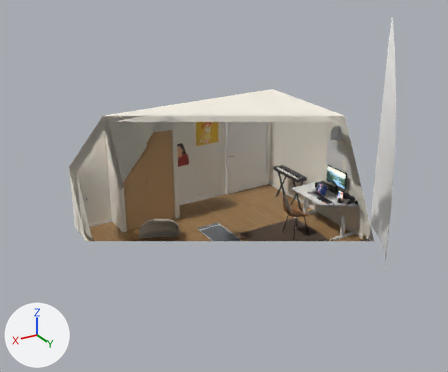
An edit to the Blender file assets/room/room-v2.blend, drawn before and after from the same camera.
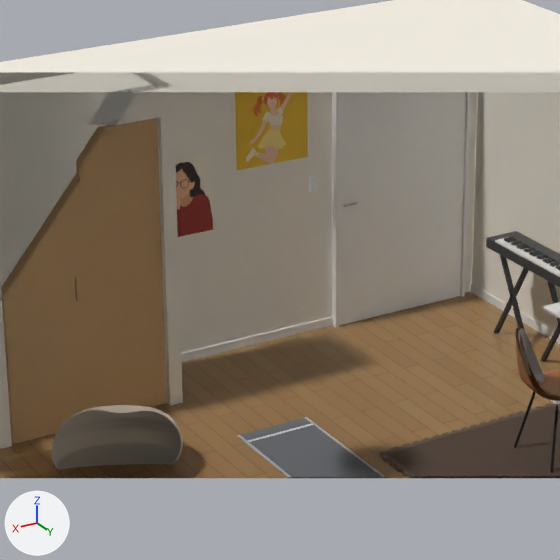
Old and new are each drawn whole from a 50 mm lens placed at (6.92, 10.37, 6.34), pointed at (1.06, 0.62, 1.46) and again close up on the part from 27% to 66% of the width and 25% to 72% of the height. Lighting does not change. The marker at lower left points along +X, +Y and +Z. The older version's two pictures come first. Everything nearer to the camera than a plane just in front of the edit is cut away.

Script lines for the objects in view, before the commit:
```python
me_plane_061 = bpy.data.meshes.new('Plane.061')
me_plane_061.from_pydata(...)  # 4 vertices, 1 face; spans x 0.555..1.005, y -1.842, z 1.0..1.6
me_plane_061.materials.append(mat_art_print_portrait)  # picture img_print_portrait_png
me_skirting_entry_wall_mid = bpy.data.meshes.new('Skirting entry wall mid')
me_skirting_entry_wall_mid.from_pydata([(-0.47, -1.85, 0.0), (-0.47, -1.85, 0.07), (-0.47, -1.84, 0.0), (-0.47, -1.84, 0.07), (1.15, -1.85, 0.0), (1.15, -1.85, 0.07), (1.15, -1.84, 0.0), (1.15, -1.84, 0.07)], [], [(0, 1, 3, 2), (2, 3, 7, 6), (6, 7, 5, 4), (4, 5, 1, 0), (2, 6, 4, 0), (7, 3, 1, 5)])
me_skirting_entry_wall_mid.materials.append(mat_skirting_white)  # white #f3f1ec
me_skirting_left_wall = bpy.data.meshes.new('Skirting left wall')
me_skirting_left_wall.from_pydata([(-1.78, -1.85, 0.0), (-1.78, -1.85, 0.07), (-1.78, 1.9, 0.0), (-1.78, 1.9, 0.07), (-1.77, -1.85, 0.0), (-1.77, -1.85, 0.07), (-1.77, 1.9, 0.0), (-1.77, 1.9, 0.07)], [], [(0, 1, 3, 2), (2, 3, 7, 6), (6, 7, 5, 4), (4, 5, 1, 0), (2, 6, 4, 0), (7, 3, 1, 5)])
me_skirting_left_wall.materials.append(mat_skirting_white)  # white #f3f1ec
ob_print_portrait = bpy.data.objects.new('Print portrait', me_plane_061)
ob_print_portrait.location = (0.0, 0.0, 0.0)
ob_skirting_entry_wall_mid = bpy.data.objects.new('Skirting entry wall mid', me_skirting_entry_wall_mid)
ob_skirting_entry_wall_mid.location = (0.0, 0.0, 0.0)
ob_skirting_left_wall = bpy.data.objects.new('Skirting left wall', me_skirting_left_wall)
ob_skirting_left_wall.location = (0.0, 0.0, 0.0)
# also in view: 'Closet header' at (1.86, -1.28, 2.25); 'Floor' at (0.74, 0.02, 0.0); 'Closet side wall left' at (1.2, -1.54, 1.17); 'Closet door 2' at (2.15, -1.25, 1.08); 'Room shell' at (0.75, 0.02, 1.24)
```
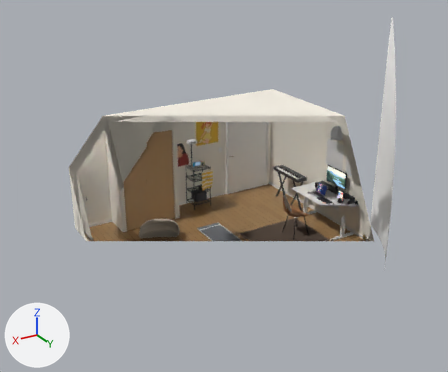
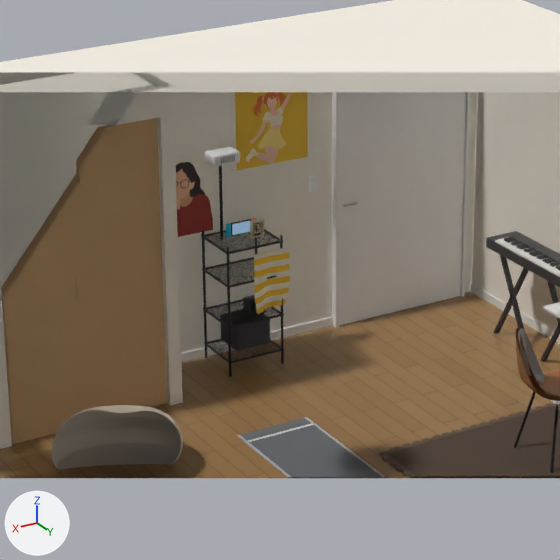
The change, as a list of edits to the scene's bpy script:
```text
Add me_plane_009:
    me_plane_009.from_pydata([(-0.075, -0.043, 0.0), (0.075, -0.043, 0.0), (-0.075, 0.043, 0.0), (0.075, 0.043, 0.0)], [], [(0, 1, 3, 2)])
    me_plane_009.materials.append(mat_switch_screen)  # dark grey #272730, glowing blue #a0c4e7
Add ob_camera_lens:
    ob_camera_lens = bpy.data.objects.new('Camera lens', me_cylinder_022)  # a 24-sided cylinder along z spanning x -0.036..0.036, y -0.036..0.036, z -0.045..0.045; in mat_switch_black (dark grey #38383c)
    ob_camera_lens.location = (0.36, -1.52, 0.45)
    ob_camera_lens.rotation_euler = (1.571, 0.0, 0.0)  # degrees (90, 0, 0)
Add ob_camera_body:
    ob_camera_body = bpy.data.objects.new('Camera body', me_cube_111)  # 96 vertices, 98 faces; spans x -0.07..0.07, y -0.04..0.04, z -0.05..0.05; in mat_switch_black (dark grey #38383c)
    ob_camera_body.location = (0.36, -1.6, 0.46)
Add ob_camera_bag:
    ob_camera_bag = bpy.data.objects.new('Camera bag', me_cube_110)  # 152 vertices, 150 faces; spans x -0.15..0.15, y -0.13..0.13, z -0.11..0.11; in mat_camera_bag_nylon (dark grey #3f3f45)
    ob_camera_bag.location = (0.4, -1.66, 0.24)
Add ob_striped_tote:
    ob_striped_tote = bpy.data.objects.new('Striped tote', me_plane_011)  # 64 vertices, 49 faces; spans x -0.15..0.15, y -0.26..0.23, z 0.0..0.026; in mat_tote_yellow_stripe (picture img_tote_stripe); modifiers SOLIDIFY, SUBSURF
    ob_striped_tote.location = (0.3, -1.425, 0.7)
    ob_striped_tote.rotation_euler = (1.571, 0.0, 0.0)  # degrees (90, 0, 0)
Add ob_rack_photo_frame_picture:
    ob_rack_photo_frame_picture = bpy.data.objects.new('Rack photo frame picture', me_rack_photo_frame_picture)  # 4 vertices, 1 face; spans x -0.042..0.042, y 0.0, z -0.057..0.057; in mat_art_frame_2 (picture img_frame_2_png)
    ob_rack_photo_frame_picture.parent = ob_rack_photo_frame
    ob_rack_photo_frame_picture.location = (0.0, 0.0081, 0.0)
Add ob_rack_photo_frame:
    ob_rack_photo_frame = bpy.data.objects.new('Rack photo frame', me_cube_109)  # 24 vertices, 26 faces; spans x -0.055..0.055, y -0.008..0.008, z -0.07..0.07; in mat_frame_wood_light (beige #e7d4b8)
    ob_rack_photo_frame.location = (0.33, -1.58, 1.052)
    ob_rack_photo_frame.rotation_euler = (-0.18, 0.0, 0.0)  # degrees (-10, 0, 0)
Add ob_projector_vent:
    ob_projector_vent = bpy.data.objects.new('Projector vent', me_plane_010)  # 210 vertices, 98 faces; spans x -0.06..0.0514, y -0.025..0.025, z 0.0; in mat_projector_vent_dark (grey #7c7c81)
    ob_projector_vent.location = (0.56, -1.589, 1.62)
    ob_projector_vent.rotation_euler = (1.571, 0.0, 0.0)  # degrees (90, 0, 0)
Add ob_projector_body:
    ob_projector_body = bpy.data.objects.new('Projector body', me_cube_107)  # 152 vertices, 150 faces; spans x -0.11..0.11, y -0.07..0.07, z -0.042..0.042; in mat_projector_white (white #f7f7f6)
    ob_projector_body.location = (0.56, -1.66, 1.62)
Add ob_projector_pole:
    ob_projector_pole = bpy.data.objects.new('Projector pole', me_cylinder_008)  # a 16-sided cylinder along z spanning x -0.011..0.011, y -0.011..0.011, z -0.29..0.29; in mat_black_steel (dark grey #303035)
    ob_projector_pole.location = (0.58, -1.66, 1.28)
Add ob_switch_screen:
    ob_switch_screen = bpy.data.objects.new('Switch screen', me_plane_009)
    ob_switch_screen.location = (0.4, -1.692, 1.033)
    ob_switch_screen.rotation_euler = (1.571, 0.0, 0.0)  # degrees (90, 0, 0)
Add ob_switch_joycon_right:
    ob_switch_joycon_right = bpy.data.objects.new('Switch joycon right', me_cube_105)  # 152 vertices, 150 faces; spans x 0.486..0.522, y -1.71..-1.69, z 0.982..1.084; in mat_switch_joycon_left (cyan #00cef3)
    ob_switch_joycon_right.location = (0.0, 0.0, 0.0)
Add ob_switch_console:
    ob_switch_console = bpy.data.objects.new('Switch console', me_cube_034)  # 96 vertices, 98 faces; spans x 0.314..0.486, y -1.707..-1.693, z 0.864..0.966; in mat_switch_black (dark grey #38383c)
    ob_switch_console.location = (0.0, 0.0, 0.118)
Add ob_entry_rack_post_4:
    ob_entry_rack_post_4 = bpy.data.objects.new('Entry rack post 4', me_cylinder_003)  # 24 vertices, 14 faces; spans x -0.01..0.01, y -0.01..0.01, z -0.51..0.51; in mat_black_steel (dark grey #303035)
    ob_entry_rack_post_4.location = (0.65, -1.44, 0.51)
Add ob_entry_rack_post_3:
    ob_entry_rack_post_3 = bpy.data.objects.new('Entry rack post 3', me_cylinder_003.copy())
    ob_entry_rack_post_3.location = (0.21, -1.44, 0.51)
Add ob_entry_rack_post_2:
    ob_entry_rack_post_2 = bpy.data.objects.new('Entry rack post 2', me_cylinder_003.copy())
    ob_entry_rack_post_2.location = (0.65, -1.82, 0.51)
Add ob_entry_rack_post_1:
    ob_entry_rack_post_1 = bpy.data.objects.new('Entry rack post 1', me_cylinder_003.copy())
    ob_entry_rack_post_1.location = (0.21, -1.82, 0.51)
Add ob_entry_rack_shelf_4:
    ob_entry_rack_shelf_4 = bpy.data.objects.new('Entry rack shelf 4', me_plane_008)  # 6418 vertices, 8464 faces; spans x 0.2..0.66, y -1.83..-1.43, z 0.108..0.12; in mat_black_steel (dark grey #303035)
    ob_entry_rack_shelf_4.location = (0.0, 0.0, 0.86)
Add ob_entry_rack_shelf_3:
    ob_entry_rack_shelf_3 = bpy.data.objects.new('Entry rack shelf 3', me_plane_008.copy())
    ob_entry_rack_shelf_3.location = (0.0, 0.0, 0.6)
Add ob_entry_rack_shelf_2:
    ob_entry_rack_shelf_2 = bpy.data.objects.new('Entry rack shelf 2', me_plane_008.copy())
    ob_entry_rack_shelf_2.location = (0.0, 0.0, 0.28)
Add ob_entry_rack_shelf_1:
    ob_entry_rack_shelf_1 = bpy.data.objects.new('Entry rack shelf 1', me_plane_008.copy())
    ob_entry_rack_shelf_1.location = (0.0, 0.0, 0.0)
```

Where the change shows, as pixel boxes (x1, y1, x2, y2) in the close-ups (560 x 560 px):
'Striped tote', added (brown): after (254, 247, 290, 314)
'Camera bag', added: after (220, 309, 270, 351)
'Entry rack shelf 4', added: after (201, 229, 283, 254)
'Entry rack shelf 2', added: after (203, 299, 284, 328)
'Entry rack shelf 3', added: after (202, 257, 276, 288)
'Entry rack shelf 1', added: after (204, 339, 284, 364)
'Projector body', added: after (205, 147, 240, 167)
'Entry rack post 4', added: after (226, 247, 232, 377)
'Entry rack post 2', added: after (202, 230, 207, 358)
'Switch screen', added: after (232, 221, 250, 235)
'Entry rack post 3', added: after (280, 235, 284, 364)
'Camera body', added: after (243, 295, 255, 312)
'Rack photo frame picture', added: after (252, 221, 263, 237)
'Rack photo frame', added: after (250, 218, 265, 238)
'Switch console', added: after (230, 219, 251, 236)
'Projector vent', added: after (221, 155, 235, 164)
'Camera lens', added: after (252, 302, 266, 315)
